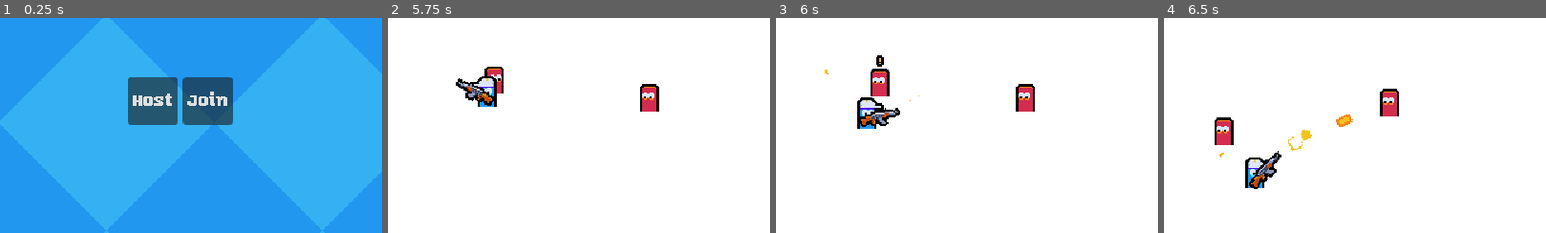
Above: before the commit, frames 1-4 (left to right).
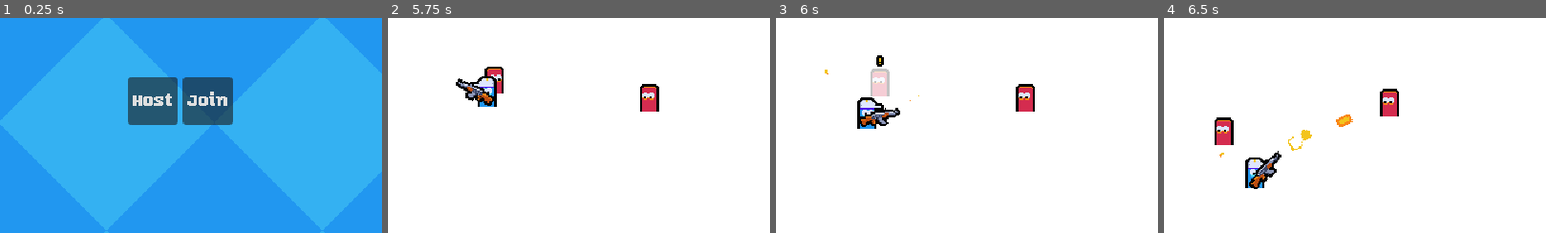
Above: after the commit, the same moments.

Repository: bartoszcholewa/2d-multiplayer-course
Game: Godot game, scene res://ui/main_menu/main_menu.tscn
Same seed, same stepped clock (60 frames per second), same inputs: the game is played once before the commit and once after it.
Inputs (mouse positions are % of the whole screen's width and height, from its top left):
- Up to frame 1 (0.25 s): no input
- Up to frame 2 (5.75 s): tap Enter at 0.5 s; move the mouse to (72, 45) at 0.52 s; press the mouse at (72, 45) at 0.53 s; hold D (move_right) 0.53-1.25 s; release the mouse at (72, 45) at 1.25 s; click "Host" at 1.25 s; tap Space at 2 s; move the mouse to (30, 55) at 2.02 s; hold S (move_down) 2.03-2.78 s; click (30, 55) at 2.1 s; move the mouse to (60, 28) at 2.77 s; press the mouse at (60, 28) at 2.78 s; hold D (move_right) 2.78-3.53 s; move the mouse to (45, 70) at 3.52 s; release the mouse at (45, 70) at 3.53 s; hold W (move_up) 3.53-4.28 s; click (45, 70) at 3.6 s; move the mouse to (80, 65) at 4.27 s; press the mouse at (80, 65) at 4.28 s; hold A (move_left) from 4.28 s (still down); move the mouse to (20, 35) at 5.02 s; release the mouse at (20, 35) at 5.03 s; click (20, 35) at 5.1 s
- Up to frame 3 (6 s): move the mouse to (55, 50) at 5.77 s; release A (move_left) at 5.78 s; press the mouse at (55, 50) at 5.78 s; hold S (move_down) from 5.78 s (still down)
- Up to frame 4 (6.5 s): keep holding S (move_down)
The pictures show only the part of the screen within x 26-76%, y 31-81%; the shares and areas given below are measured in that part.

Frames 1-2 are identical in both runs. In frame 3, 0.6% of the frame differs, in the area x 24-30%, y 23-37%; in frame 4, nothing differs.

Commit message:
Lesson 46 - Hit Flash

Diff:
--- a/components/health_component.gd
+++ b/components/health_component.gd
@@ -2,6 +2,7 @@
 extends Node
 
 signal died
+signal damaged
 
 @export var max_health: int = 1
 
@@ -12,5 +13,6 @@
 
 func damage(amount: int) -> void:
 	current_health = clamp(current_health - amount, 0, max_health)
+	damaged.emit()
 	if current_health <= 0:
 		died.emit()
--- /dev/null
+++ b/components/hit_flash_sprite_component.gd
@@ -0,0 +1,27 @@
+extends Sprite2D
+
+@export var health_component: HealthComponent
+
+var shader_tween: Tween
+
+func _ready() -> void:
+	if is_multiplayer_authority():
+		health_component.damaged.connect(_on_damaged)
+
+@rpc("authority", "call_local", "unreliable")
+func _play_highlight() -> void:
+	_reset_shader_tween()
+	shader_tween.tween_property(material, "shader_parameter/percent", 0, 0.2)\
+		.from(1)\
+		.set_ease(Tween.EASE_IN)\
+		.set_trans(Tween.TRANS_QUINT)
+
+
+func _on_damaged() -> void:
+	_play_highlight.rpc()
+
+
+func _reset_shader_tween() -> void:
+	if shader_tween != null and shader_tween.is_valid():
+		shader_tween.kill()
+	shader_tween = create_tween()
--- /dev/null
+++ b/components/hit_flash_sprite_component.tscn
@@ -0,0 +1,13 @@
+[gd_scene load_steps=4 format=3 uid="uid://d2884ocqec88l"]
+
+[ext_resource type="Shader" uid="uid://dov2nwdqmmf23" path="res://resources/shaders/hit_flash.gdshader" id="1_3n2w7"]
+[ext_resource type="Script" uid="uid://d0m0qjen5b5hv" path="res://components/hit_flash_sprite_component.gd" id="3_axdhw"]
+
+[sub_resource type="ShaderMaterial" id="ShaderMaterial_55eff"]
+resource_local_to_scene = true
+shader = ExtResource("1_3n2w7")
+shader_parameter/percent = 0.0
+
+[node name="HitFlashSpriteComponent" type="Sprite2D"]
+material = SubResource("ShaderMaterial_55eff")
+script = ExtResource("3_axdhw")
--- a/entities/enemy/enemy.tscn
+++ b/entities/enemy/enemy.tscn
@@ -6,6 +6,7 @@
 [ext_resource type="PackedScene" uid="uid://mqoqhlwdegp0" path="res://components/hurtbox_component.tscn" id="3_dt443"]
 [ext_resource type="Texture2D" uid="uid://bm7q67lthsak6" path="res://entities/enemy/attack_alert.png" id="4_d50e0"]
 [ext_resource type="PackedScene" uid="uid://dve1beavqn38h" path="res://components/hitbox_component.tscn" id="5_4wwj3"]
+[ext_resource type="PackedScene" uid="uid://d2884ocqec88l" path="res://components/hit_flash_sprite_component.tscn" id="7_61ikd"]
 
 [sub_resource type="SceneReplicationConfig" id="SceneReplicationConfig_im2q6"]
 properties/0/path = NodePath(".:global_position")
@@ -64,10 +65,11 @@
 
 [node name="Visuals" type="Node2D" parent="."]
 
-[node name="Sprite2D" type="Sprite2D" parent="Visuals"]
+[node name="HitFlashSpriteComponent" parent="Visuals" node_paths=PackedStringArray("health_component") instance=ExtResource("7_61ikd")]
 texture = ExtResource("1_ksmh7")
 centered = false
 offset = Vector2(-8, -23)
+health_component = NodePath("../../HealthComponent")
 
 [node name="CollisionShape2D" type="CollisionShape2D" parent="."]
 position = Vector2(0, -5)
--- /dev/null
+++ b/resources/shaders/hit_flash.gdshader
@@ -0,0 +1,9 @@
+shader_type canvas_item;
+
+uniform float percent : hint_range(0.0, 1.0);
+
+void fragment() {
+	vec4 texture_color = texture(TEXTURE, UV);
+	vec4 white_color = vec4(1.0, 1.0, 1.0, texture_color.a);
+	COLOR = mix(texture_color, white_color, percent);
+}
Not shown, added: components/hit_flash_sprite_component.gd.uid
Not shown: 1 places in entities/enemy/enemy.tscn that only renumber resources
Not shown, added: resources/shaders/hit_flash.gdshader.uid
